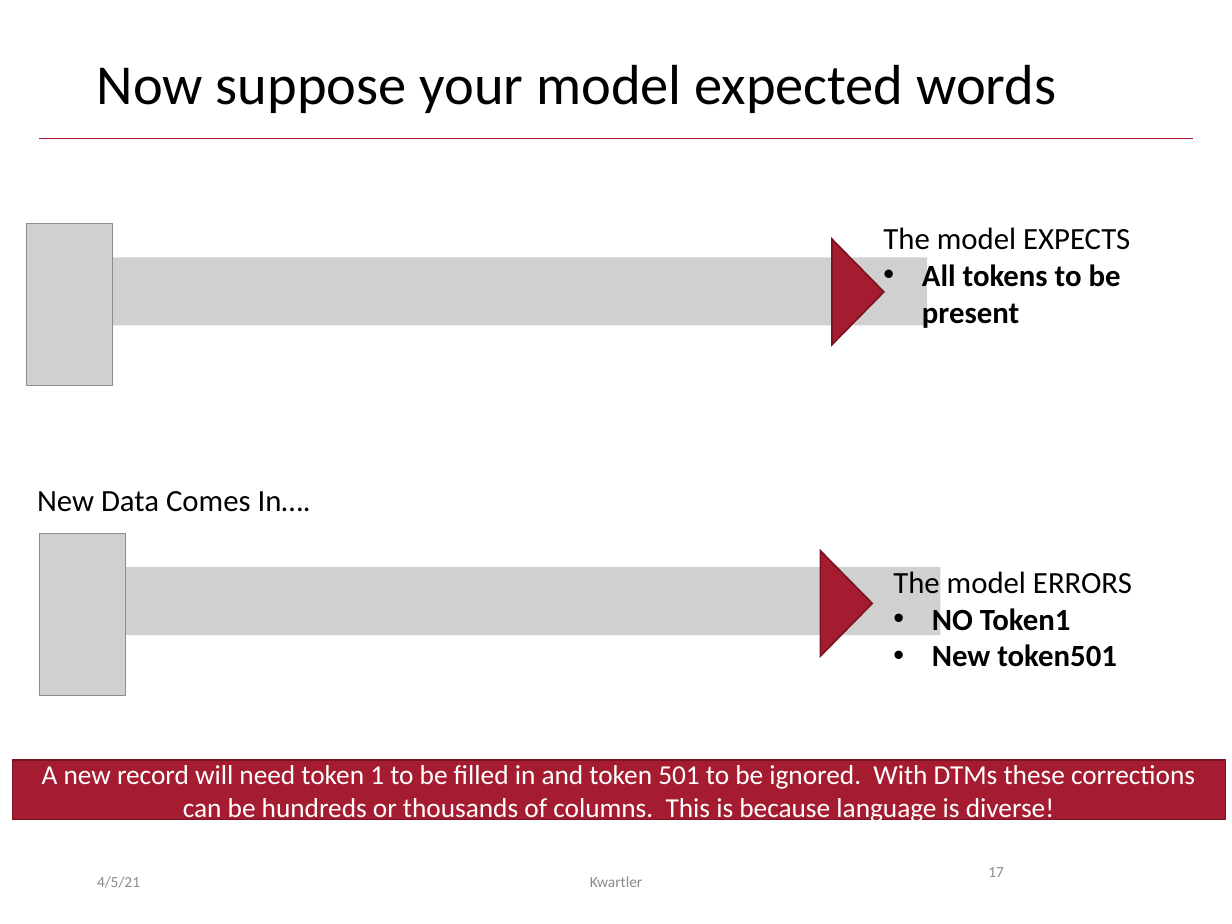
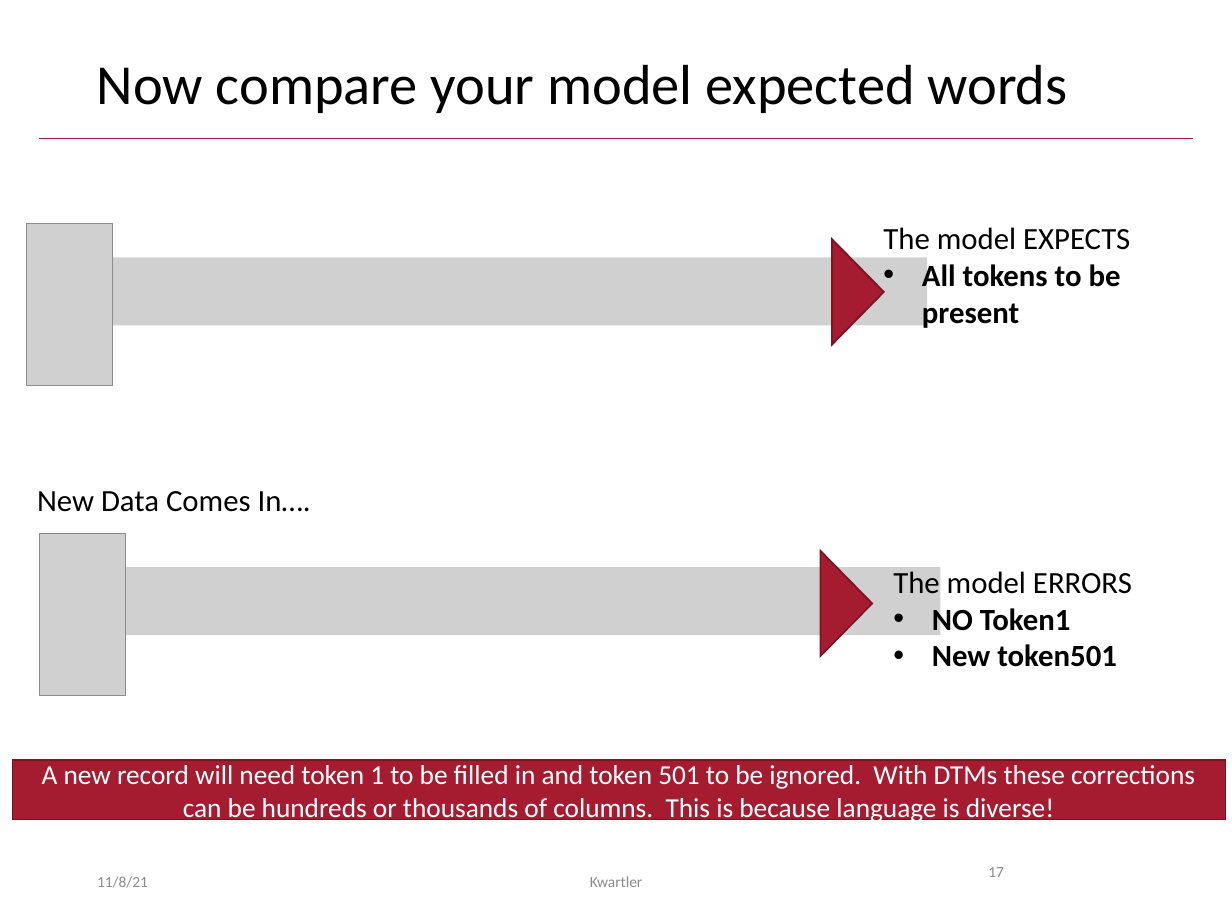
Before and after one commit to kwartler/Harvard_DataMining_Business_Student, a slide deck: slide 17 of Lessons/I_textMining_documentClassification/B_DTM_for_modeling.pptx. Drawn at 1232x924 pixels with LibreOffice and Linux fonts; fonts in the diff are those of the drawing; grey boxes stand for pictures. Boxes give left, top, right and bottom in pixels: in the first picture for what was removed or moved away, otherwise in the second. Text is boxed around its words. In the diff, an @@ line names an element or a change of style, - is before the commit and + after.

Commit message:
fix typo in pptx

```diff
--- a/Lessons/I_textMining_documentClassification/B_DTM_for_modeling.pptx
+++ b/Lessons/I_textMining_documentClassification/B_DTM_for_modeling.pptx
@@ title at [97, 64, 1067, 113]: text changed @@
-Now suppose your model expected words
+Now compare your model expected words
@@ text at [97, 876, 148, 888]: text changed @@
-4/5/21
+11/8/21
```
Also in this commit, not shown: 26 other slides changed.
